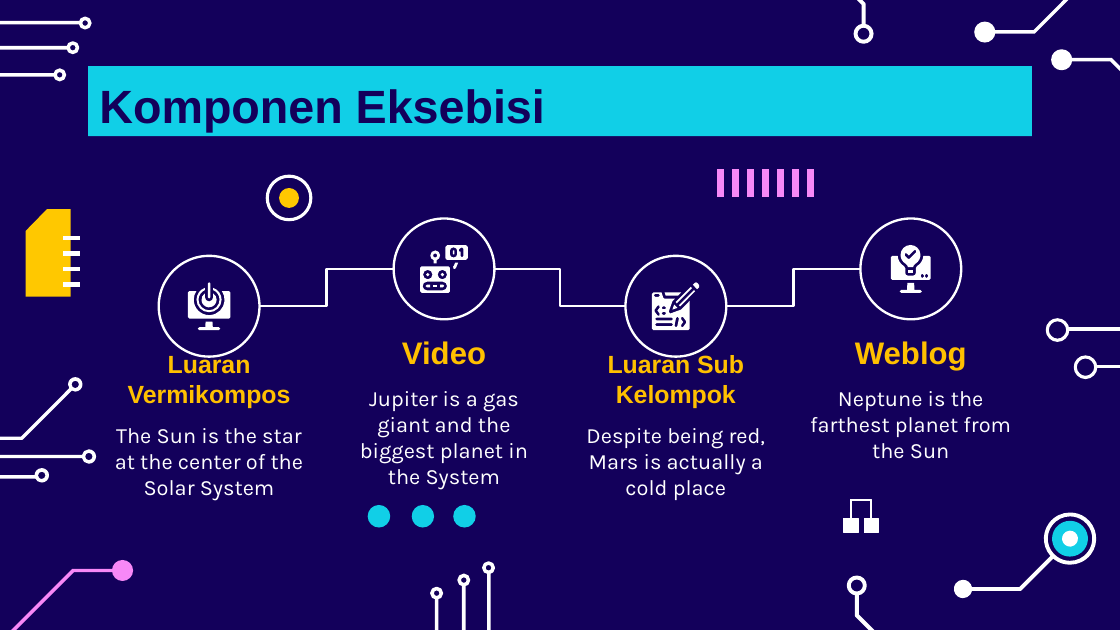
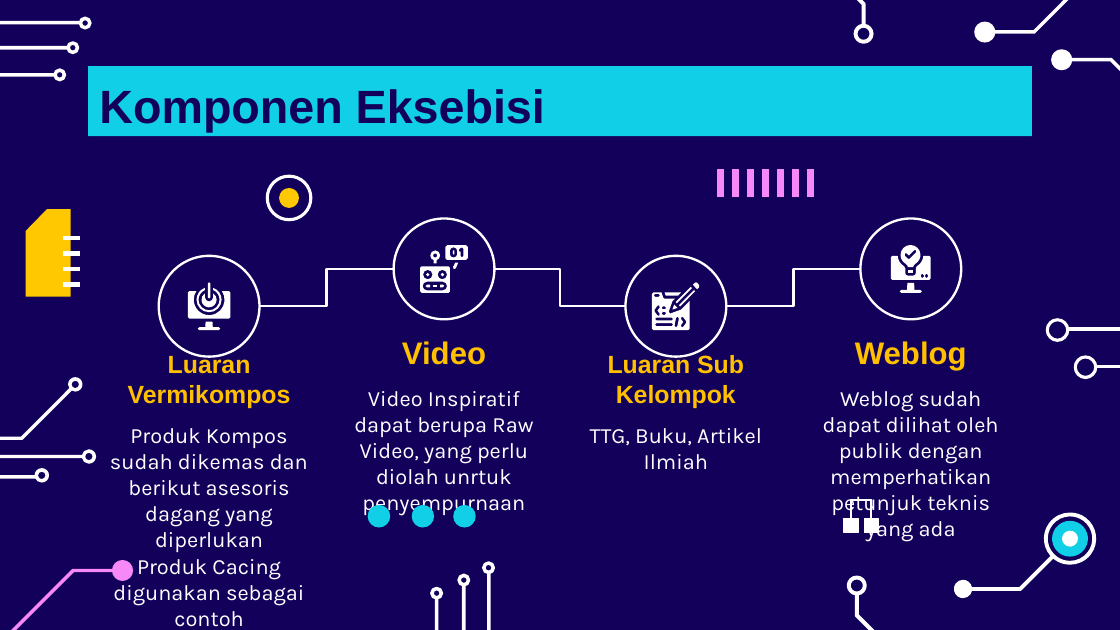
Before and after one commit to chariotofthesun/kkngenap2024, a slide deck: slide 8 of Peeeeeeeeenjk Eksebissii KKN Reg2024.pptx. Drawn at 1120x630 pixels with LibreOffice and Linux fonts; fonts in the diff are those of the drawing. Boxes give left, top, right and bottom in pixels: in the first picture for what was removed or moved away, otherwise in the second. Text is boxed around its words. In the diff, an @@ line names an element or a change of style, - is before the commit and + after.

```diff
--- a/Peeeeeeeeenjk Eksebissii KKN Reg2024.pptx
+++ b/Peeeeeeeeenjk Eksebissii KKN Reg2024.pptx
@@ text at <box>354,391,533,516</box>: text changed @@
-Jupiter is a gas giant and the biggest planet in the System
+Video Inspiratif dapat berupa Raw Video, yang perlu diolah unrtuk penyempurnaan
@@ text at <box>823,391,998,542</box>: text changed @@
-Neptune is the farthest planet from the Sun
+Weblog sudah dapat dilihat oleh publik dengan memperhatikan petunjuk teknis yang ada
@@ text at <box>110,428,308,627</box>: text changed @@
-The Sun is the star at the center of the Solar System
+Produk Kompos sudah dikemas dan berikut asesoris dagang yang diperlukan
+Produk Cacing digunakan sebagai contoh
@@ text at <box>590,428,762,470</box>: text changed @@
-Despite being red, Mars is actually a cold place
+TTG, Buku, Artikel Ilmiah
```
Also in this commit, not shown: 7 other slides changed.
